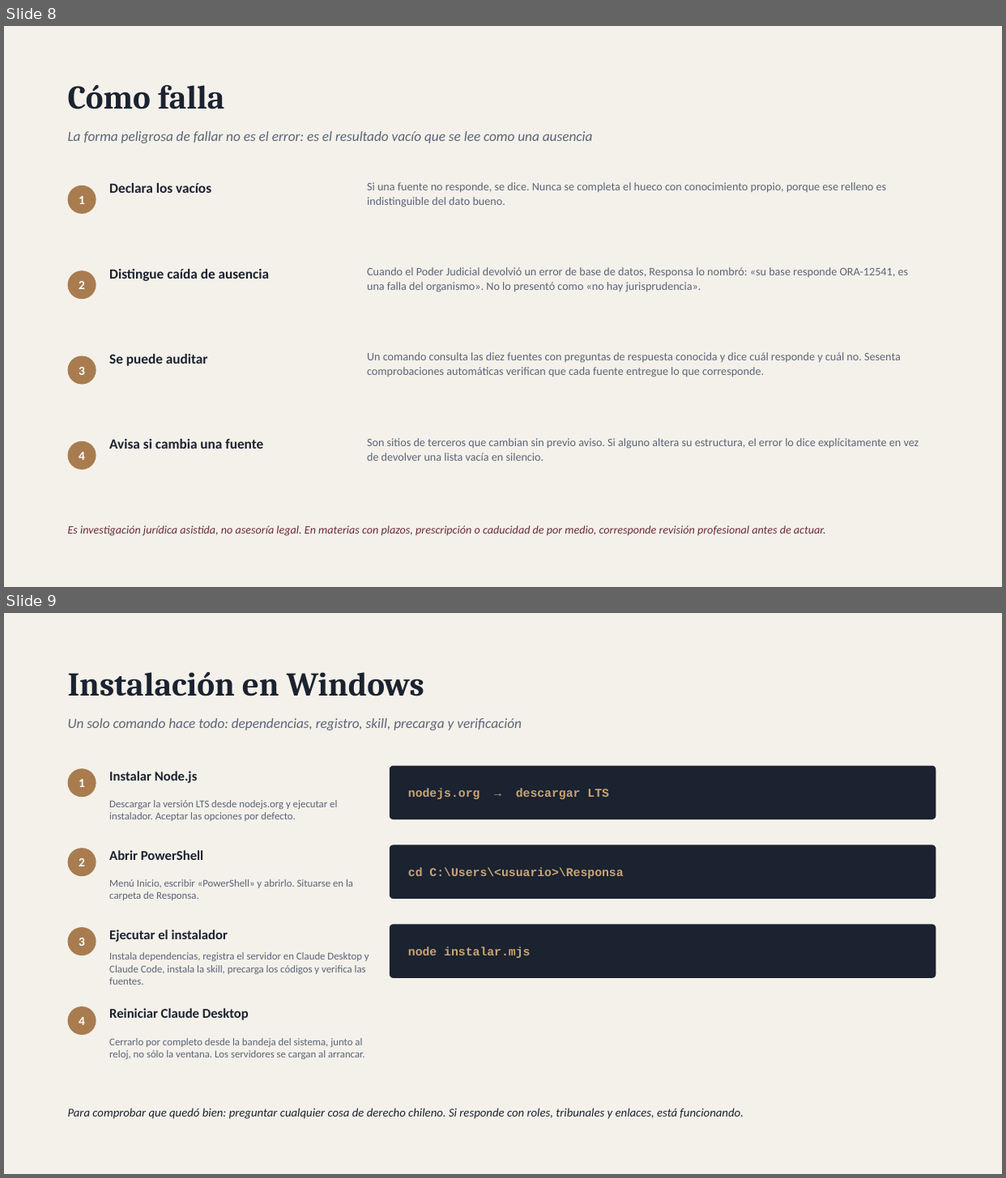
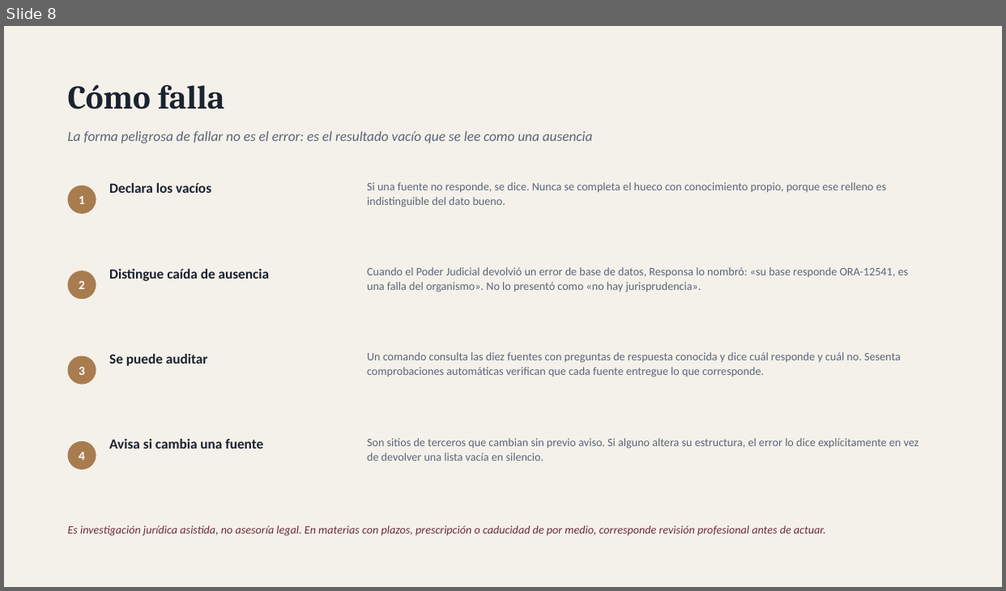
Before and after one commit to djlarrix/Responsa, a slide deck: docs/Responsa.pptx. Shown one above the other, each under a label of ours: slides 8 and 9 before the commit, slide 8 after it. The pictures are 1006x1178 and 1006x591 pixels, drawn with LibreOffice and Linux fonts; fonts in the diff are those of the drawing. Boxes give left, top, right and bottom in pixels: in the first picture for what was removed or moved away, otherwise in the second. Text is boxed around its words. In the diff, an @@ line names an element or a change of style, - is before the commit and + after.

Commit message:
docs: un solo PDF que sirve de presentacion y de manual de instalacion

```diff
--- a/docs/Responsa.pptx
+++ b/docs/Responsa.pptx
@@ slide 9 removed at (x1=4, y1=613, x2=1002, y2=1174), background #F4F1EA @@
@@ text removed at (x1=68, y1=672, x2=424, y2=696) @@
-Instalación en Windows
@@ text removed at (x1=68, y1=718, x2=522, y2=730) @@
-Un solo comando hace todo: dependencias, registro, skill, precarga y verificación
@@ ellipse removed at (x1=68, y1=769, x2=96, y2=797) @@
@@ text removed at (x1=79, y1=779, x2=85, y2=787) @@
-1
@@ text removed at (x1=109, y1=771, x2=198, y2=783) @@
-Instalar Node.js
@@ rounded rectangle removed at (x1=390, y1=766, x2=936, y2=820) @@
@@ text removed at (x1=109, y1=800, x2=337, y2=821) @@
-Descargar la versión LTS desde nodejs.org y ejecutar el instalador. Aceptar las opciones por defecto.
@@ text removed at (x1=408, y1=788, x2=480, y2=799) @@
-nodejs.org → descargar LTS
@@ ellipse removed at (x1=68, y1=848, x2=96, y2=876) @@
@@ text removed at (x1=109, y1=850, x2=203, y2=860) @@
-Abrir PowerShell
@@ rounded rectangle removed at (x1=390, y1=845, x2=936, y2=899) @@
@@ text removed at (x1=79, y1=858, x2=85, y2=867) @@
-2
@@ text removed at (x1=109, y1=879, x2=353, y2=901) @@
-Menú Inicio, escribir «PowerShell» y abrirlo. Situarse en la carpeta de Responsa.
@@ text removed at (x1=408, y1=867, x2=623, y2=879) @@
-cd C:\Users\<usuario>\Responsa
@@ ellipse removed at (x1=68, y1=927, x2=96, y2=956) @@
@@ rounded rectangle removed at (x1=390, y1=924, x2=936, y2=978) @@
@@ text removed at (x1=79, y1=938, x2=85, y2=946) @@
-3
@@ text removed at (x1=109, y1=930, x2=228, y2=942) @@
-Ejecutar el instalador
@@ text removed at (x1=109, y1=952, x2=369, y2=985) @@
-Instala dependencias, registra el servidor en Claude Desktop y Claude Code, instala la skill, precarga los códigos y verifica las fuentes.
@@ text removed at (x1=408, y1=947, x2=530, y2=958) @@
-node instalar.mjs
@@ ellipse removed at (x1=68, y1=1007, x2=96, y2=1035) @@
@@ text removed at (x1=79, y1=1017, x2=85, y2=1025) @@
-4
@@ text removed at (x1=109, y1=1008, x2=249, y2=1020) @@
-Reiniciar Claude Desktop
@@ text removed at (x1=109, y1=1038, x2=364, y2=1059) @@
-Cerrarlo por completo desde la bandeja del sistema, junto al reloj, no sólo la ventana. Los servidores se cargan al arrancar.
@@ text removed at (x1=68, y1=1108, x2=744, y2=1119) @@
-Para comprobar que quedó bien: preguntar cualquier cosa de derecho chileno. Si responde con roles, tribunales y enlaces, está funcionando.
```
Also in this commit, not shown: 7 slides added, 1 other slide removed, 4 other files.
